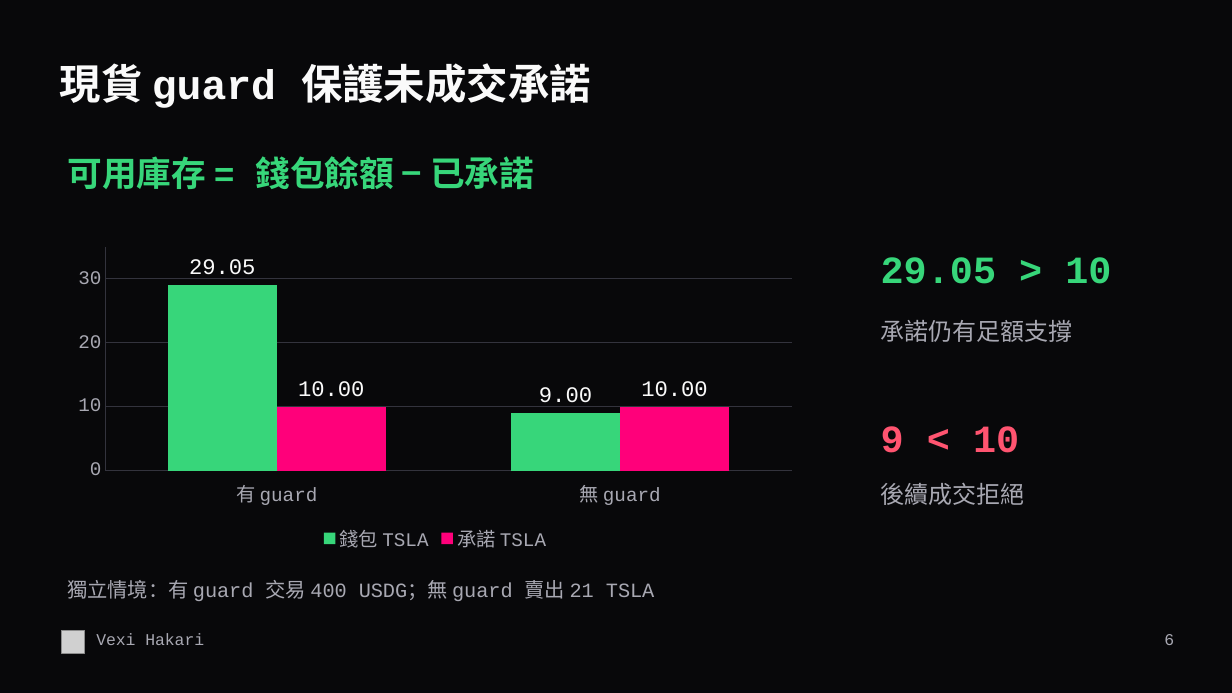
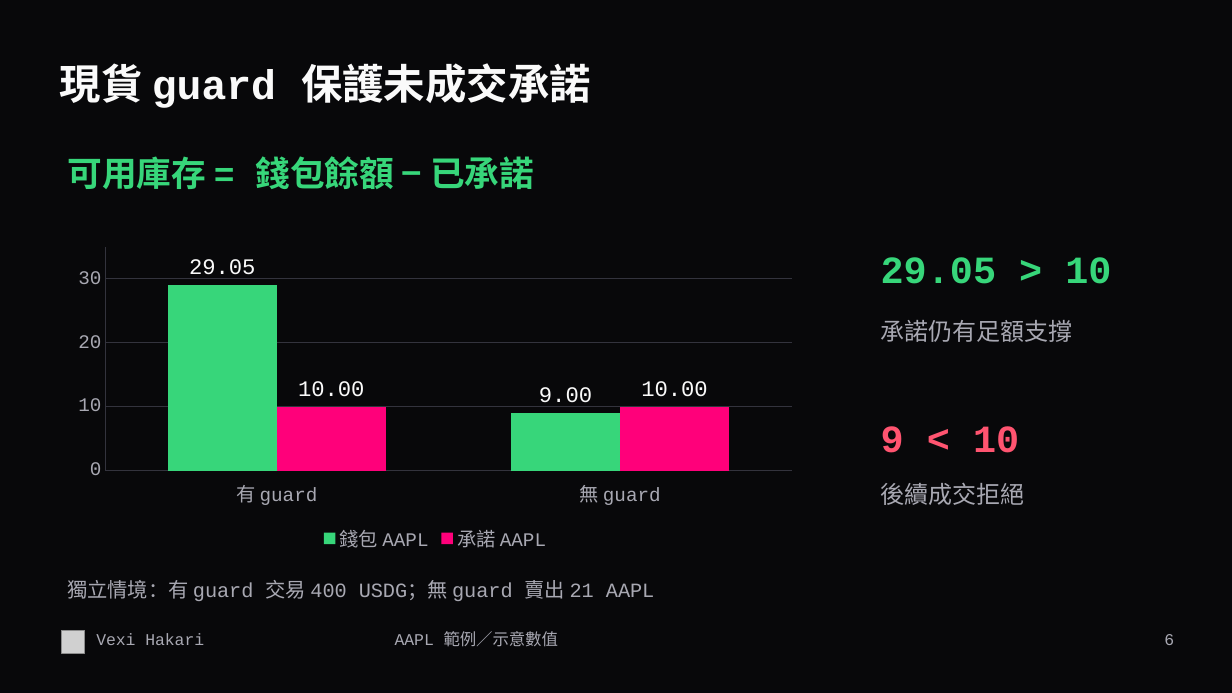
Before and after one commit to vexi-v1/vexi-hakari, a slide deck: slide 6 of docs/presentations/Vexi-Hakari-6min-ZH-TW.pptx. Drawn at 1232x693 pixels with LibreOffice and Linux fonts; fonts in the diff are those of the drawing; grey boxes stand for pictures. Boxes give left, top, right and bottom in pixels: in the first picture for what was removed or moved away, otherwise in the second. Text is boxed around its words. In the diff, an @@ line names an element or a change of style, - is before the commit and + after.

Commit message:
docs: use AAPL in bilingual six-minute demo artifacts

```diff
--- a/docs/presentations/Vexi-Hakari-6min-ZH-TW.pptx
+++ b/docs/presentations/Vexi-Hakari-6min-ZH-TW.pptx
@@ column chart at <box>64,240,807,556</box> @@
-錢包 TSLA: 29.05, 9
+錢包 AAPL: 29.05, 9
-承諾 TSLA: 10, 10
+承諾 AAPL: 10, 10
@@ text at <box>67,580,654,601</box>: text changed @@
-獨立情境：有 guard 交易 400 USDG；無 guard 賣出 21 TSLA
+獨立情境：有 guard 交易 400 USDG；無 guard 賣出 21 AAPL
@@ text added at <box>395,631,558,647</box>, 12.8 pt, text #A8A8B2 @@
+AAPL 範例／示意數值
```
Also in this commit, not shown: 9 other slides changed, 5 other files.
